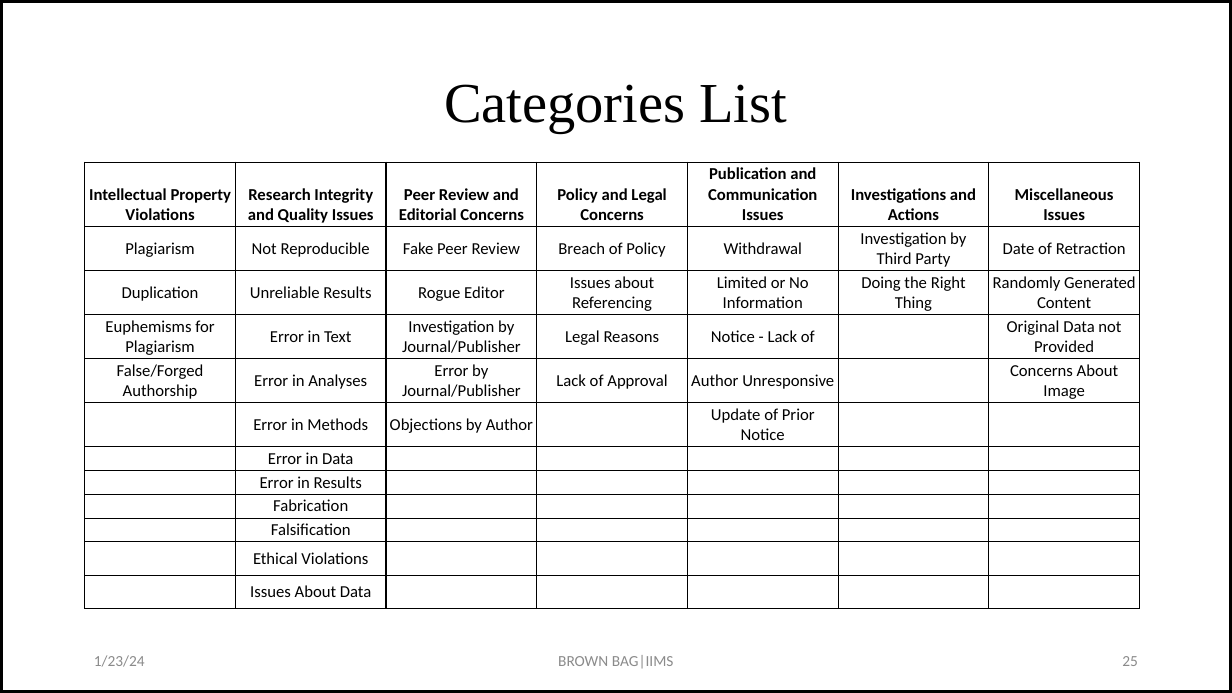
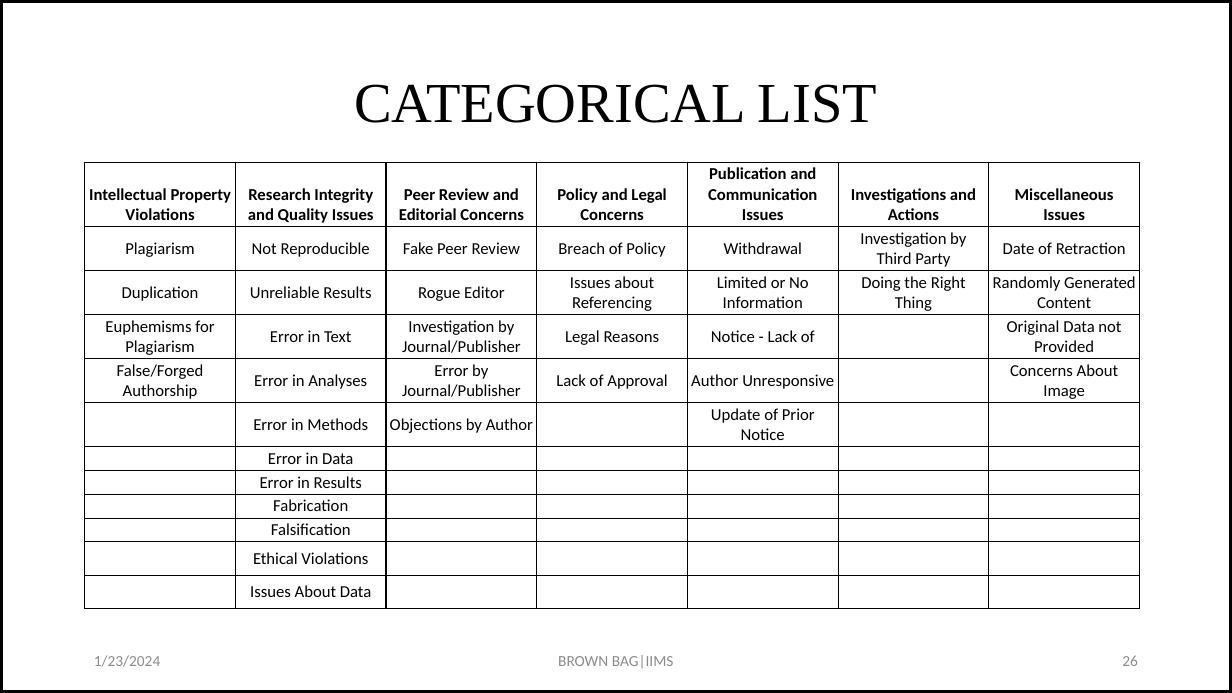
Before and after one commit to drkbhere/Retraction-Analysis, a slide deck: slide 26 of Brownbag-updated.pptx (slide 25 before the commit). Drawn at 1232x693 pixels with LibreOffice and Linux fonts; fonts in the diff are those of the drawing. Boxes give left, top, right and bottom in pixels: in the first picture for what was removed or moved away, otherwise in the second. Text is boxed around its words. In the diff, an @@ line names an element or a change of style, - is before the commit and + after.

```diff
--- a/Brownbag-updated.pptx
+++ b/Brownbag-updated.pptx
@@ title at [354,84,877,123]: text changed @@
-Categories List
+CATEGORICAL LIST
@@ text at [94,655,160,667]: text changed @@
-1/23/24
+1/23/2024
@@ page number at [1122,655,1138,666]: text changed @@
-25
+26
```
Also in this commit, not shown: 25 other slides changed, 1 slide added, 1 other file.
